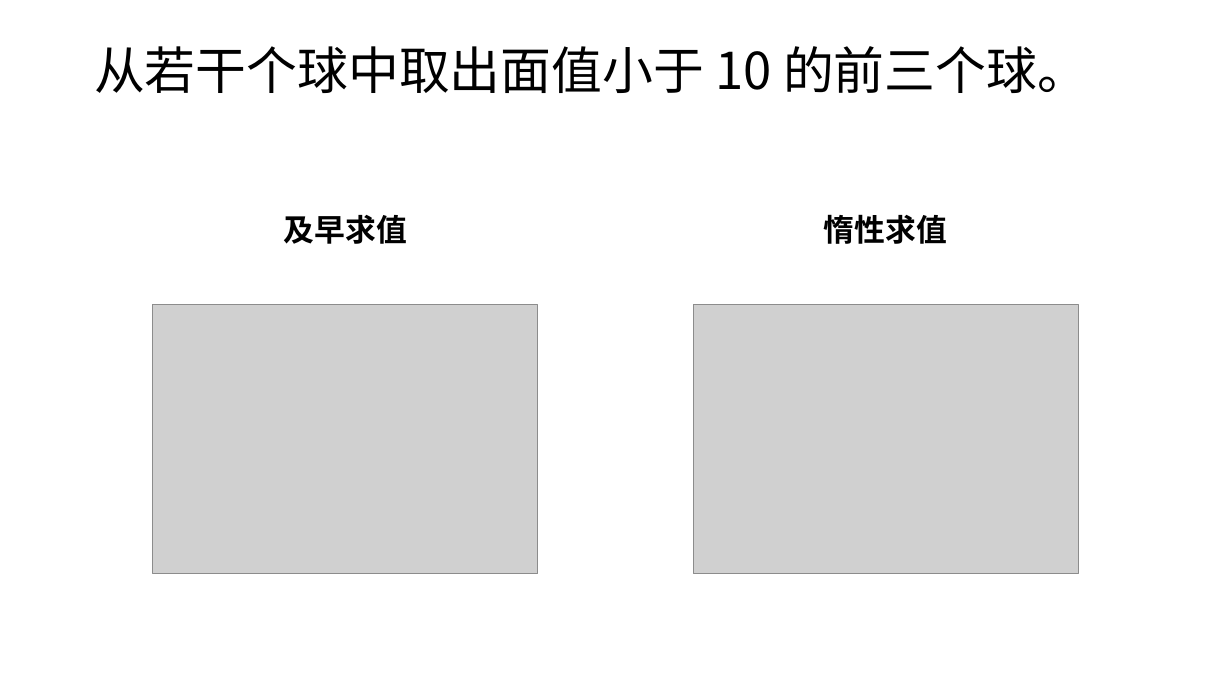
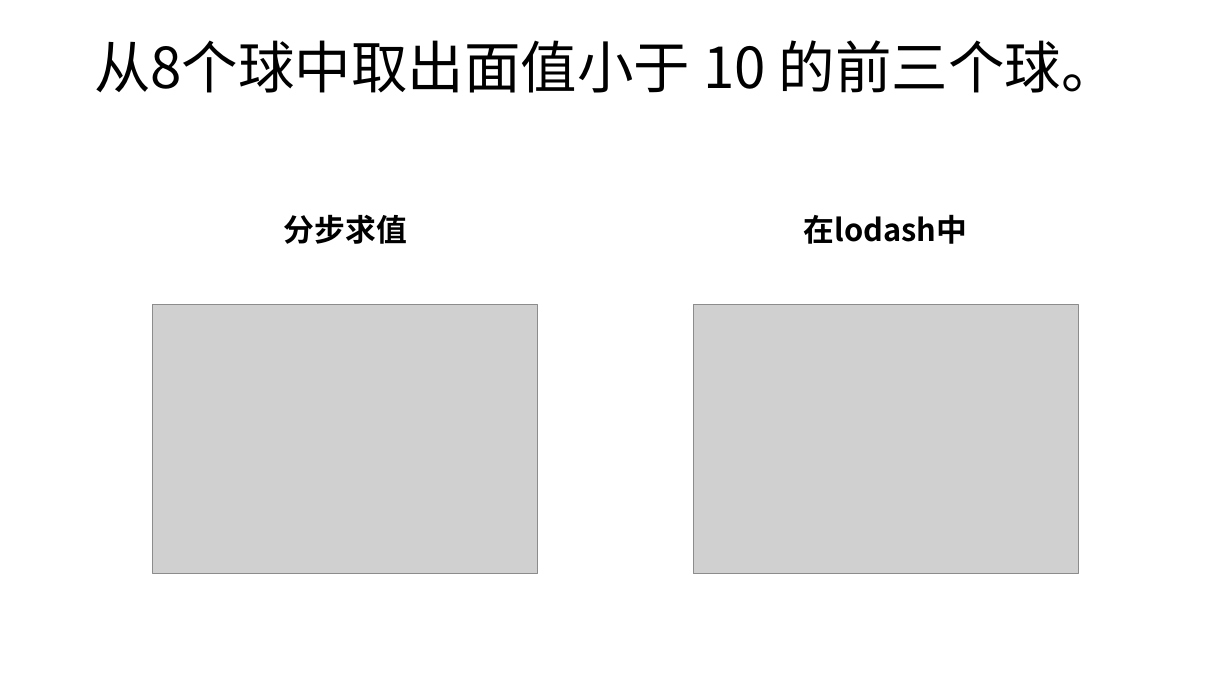
Before and after one commit to heqianyaoyiyao/ag-echarts, a slide deck: slide 6 of my-app/Lodash.pptx. Drawn at 1232x693 pixels with LibreOffice and Linux fonts; fonts in the diff are those of the drawing; grey boxes stand for pictures. Boxes give left, top, right and bottom in pixels: in the first picture for what was removed or moved away, otherwise in the second. Text is boxed around its words. In the diff, an @@ line names an element or a change of style, - is before the commit and + after.

```diff
--- a/my-app/Lodash.pptx
+++ b/my-app/Lodash.pptx
@@ background #FFFFFF to #FFFFFF at 50% opacity @@
@@ title at <box>94,40,1118,93</box>: text changed; size 39.6 to 44 pt @@
-从若干个球中取出面值小于 10 的前三个球。
+从8个球中取出面值小于 10 的前三个球。
@@ text at <box>284,214,407,244</box>: text changed @@
-及早求值
+分步求值
@@ text at <box>804,214,968,244</box>: text changed @@
-惰性求值
+在lodash中
```
Also in this commit, not shown: 1 other slide changed, 5 slides added, 5 other files.
